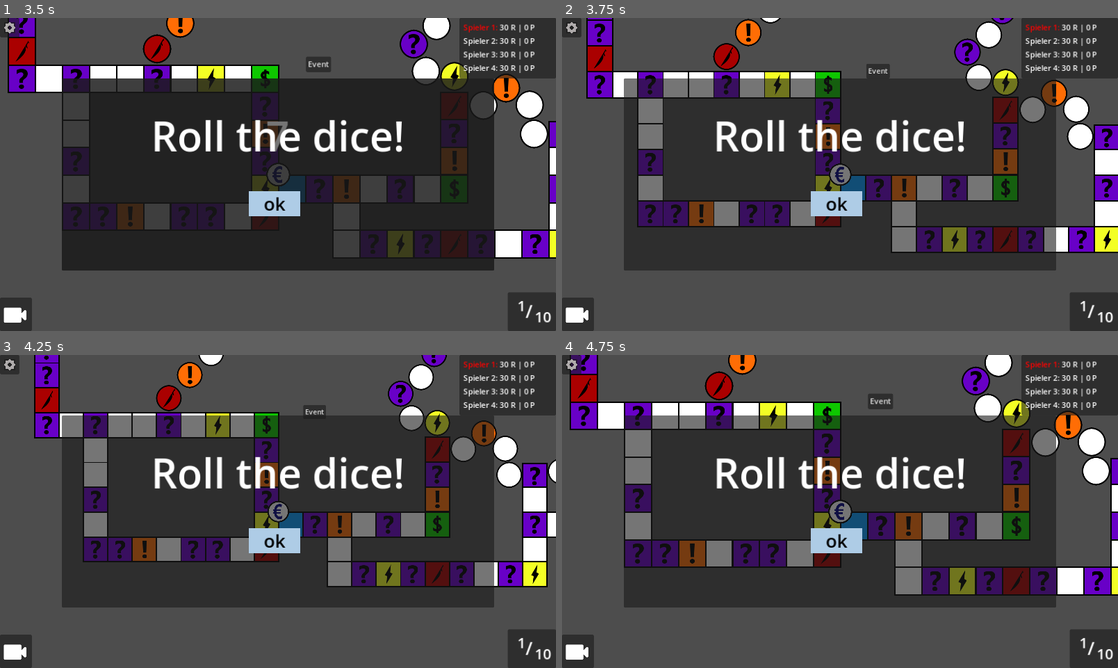
Above: before the commit, frames 1-4 (two rows, left to right).
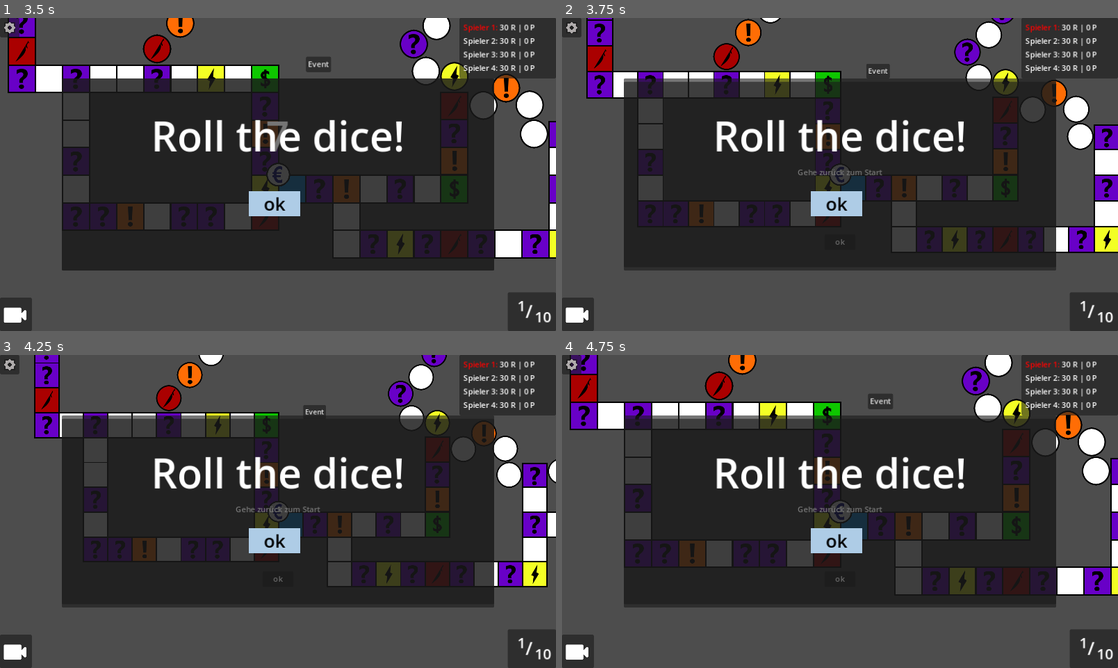
Above: after the commit, the same moments.

Repository: hfxbse/mparty
Game: Godot game, scene res://main/main.tscn
Same seed, same stepped clock (60 frames per second), same inputs: the game is played once before the commit and once after it.
Inputs (mouse positions are in pixels of both pictures, inside the frame that each line leads up to):
- Up to frame 1 (3.5 s): click "Event" at 0.5 s; click "Würfeln!" at 1.25 s; click "ok" at 2 s; click "ok" at 2.75 s
- Up to frame 2 (3.75 s): click (578, 315) at 3.5 s
- Up to frame 3 (4.25 s): no input
- Up to frame 4 (4.75 s): click (578, 652) at 4.25 s

Frame 1 is identical in both runs. In frame 2, 12% of the frame differs, in the area x 11-89%, y 20-75%; in frame 3, 12%; in frame 4, 12%, in the area x 11-89%, y 20-77%.
Error before the commit: Invalid call. Nonexistent function 'teleport' in base 'Nil'. (res://actions_field/action_results.gd:55)

Commit message:
Fixed lambdas

Diff:
--- a/actions_field/action_results.gd
+++ b/actions_field/action_results.gd
@@ -16,6 +16,48 @@
 
 func display(player: Player, dice_value):
 	self.player = player
+
+	var swap = {
+		"text": "Spielertausch nach Wahl",
+		"action": func():
+			var target = await get_target()
+			await player.swap_with(target)
+	}
+
+	var roll_again = {
+		"text": "Nochmal würfeln",
+		"action": func():
+			State.roll_again(player)
+	}
+
+	var go_back = {
+		"text": "Alle bewegen sich zurück",
+		"action": func():
+			var dice_menu = preload("res://dice/dice.tscn").instantiate()
+			add_child(dice_menu)
+			var dice = await dice_menu.dice_number
+			remove_child(dice_menu)
+			await State.all_move_back(dice)
+	}
+
+	var go_to_start = {
+		"text": "Gehe zurück zum Start",
+		"action": func():
+			await player.teleport(State.start)
+	}
+
+	var reduce_patents = {
+		"text": "Alle Patente verlieren um 10% an Wert",
+		"action": func():
+			State.all_change_patente(0.9)
+	}
+
+	var increase_patents = {
+		"text": "Alle Patente gewinnen um 10% an Wert",
+		"action": func():
+			State.all_change_patente(1.1)
+	}
+
 	var result_array = [swap, swap, roll_again, roll_again, go_back, go_back, go_to_start, go_to_start, roll_again, roll_again, reduce_patents, increase_patents]
 	var result = result_array[dice_value-1]
 
@@ -25,53 +67,6 @@
 
 	return finished
 
-var swap = {
-	"text": "Spielertausch nach Wahl",
-	"action": func():
-		var target = await get_target()
-		await player.swap_with(target)
-}
-
-
-var roll_again = {
-	"text": "Nochmal würfeln",
-	"action": func():
-		State.roll_again(player)
-}
-
-
-
-var go_back = {
-	"text": "Alle bewegen sich zurück",
-	"action": func():
-		var dice_menu = preload("res://dice/dice.tscn").instantiate()
-		add_child(dice_menu)
-		var dice_value = await dice_menu.dice_number
-		remove_child(dice_menu)
-		await State.all_move_back(dice_value)
-}
-
-
-var go_to_start = {
-	"text": "Gehe zurück zum Start",
-	"action":
-		await player.teleport(State.start)
-}
-
-
-var reduce_patents = {
-	"text": "Alle Patente verlieren um 10% an Wert",
-	"action":
-		State.all_change_patente(0.9)
-}
-
-
-var increase_patents = {
-	"text": "Alle Patente gewinnen um 10% an Wert",
-	"action":
-		State.all_change_patente(1.1)
-}
-
 
 func get_target():
 	var menu = preload("res://select_target/select_target.tscn").instantiate()
